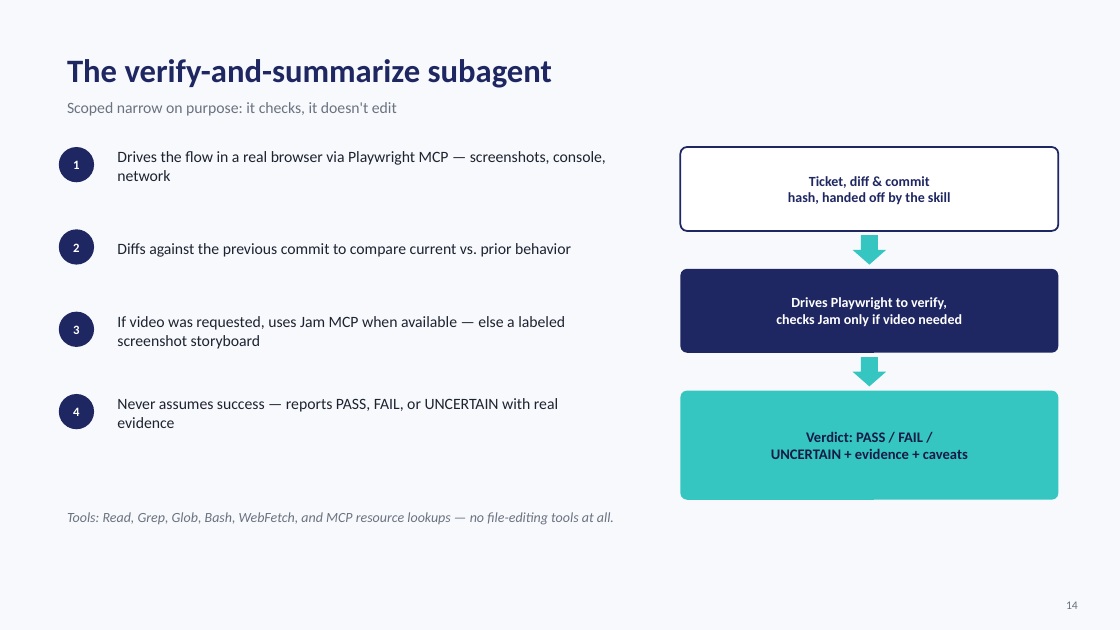
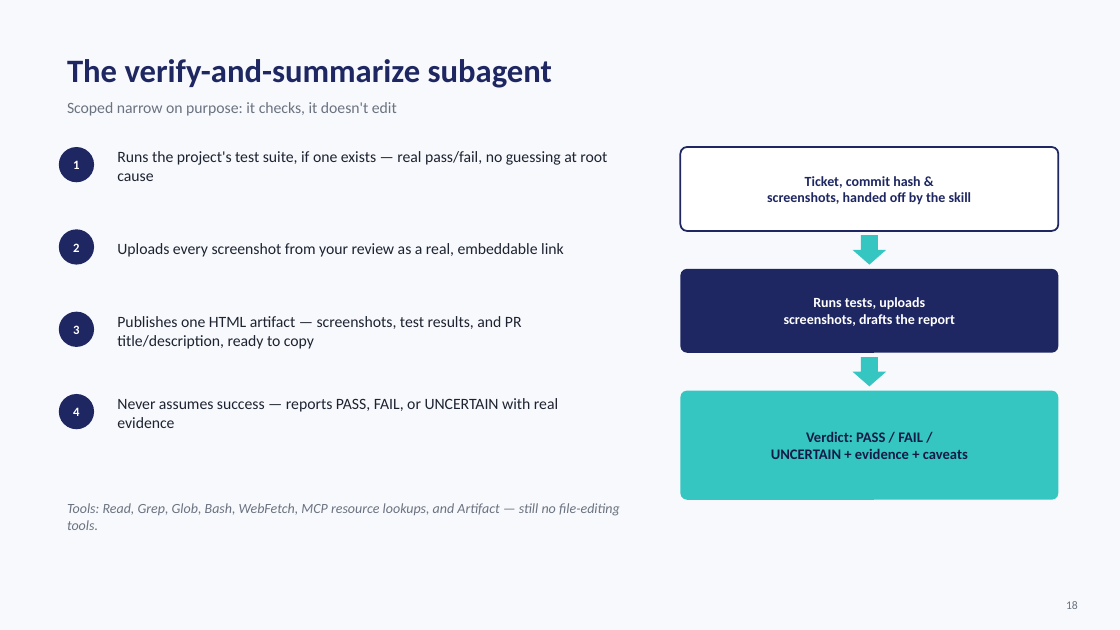
Before and after one commit to RedefineVishw/Demo-Project, a slide deck: slide 18 of ship-ticket-demo.pptx (slide 14 before the commit). Drawn at 1120x630 pixels with LibreOffice and Linux fonts; fonts in the diff are those of the drawing. Boxes give left, top, right and bottom in pixels: in the first picture for what was removed or moved away, otherwise in the second. Text is boxed around its words. In the diff, an @@ line names an element or a change of style, - is before the commit and + after.

```diff
--- a/ship-ticket-demo.pptx
+++ b/ship-ticket-demo.pptx
@@ text at (117,151,607,181): text changed @@
-Drives the flow in a real browser via Playwright MCP — screenshots, console, network
+Runs the project's test suite, if one exists — real pass/fail, no guessing at root cause
@@ text at (767,176,972,205): text changed @@
-Ticket, diff & commit
-hash, handed off by the skill
+Ticket, commit hash &
+screenshots, handed off by the skill
@@ text at (117,243,564,257): text changed @@
-Diffs against the previous commit to compare current vs. prior behavior
+Uploads every screenshot from your review as a real, embeddable link
@@ text at (784,297,955,327): text changed @@
-Drives Playwright to verify,
-checks Jam only if video needed
+Runs tests, uploads
+screenshots, drafts the report
@@ text at (117,316,522,349): text changed @@
-If video was requested, uses Jam MCP when available — else a labeled screenshot storyboard
+Publishes one HTML artifact — screenshots, test results, and PR title/description, ready to copy
@@ text at (67,503,620,530): text changed @@
-Tools: Read, Grep, Glob, Bash, WebFetch, and MCP resource lookups — no file-editing tools at all.
+Tools: Read, Grep, Glob, Bash, WebFetch, MCP resource lookups, and Artifact — still no file-editing tools.
@@ text at (1066,601,1078,609): text changed @@
-14
+18
```
Also in this commit, not shown: 14 other slides changed, 5 slides added, 2 slides removed, 5 other files.
